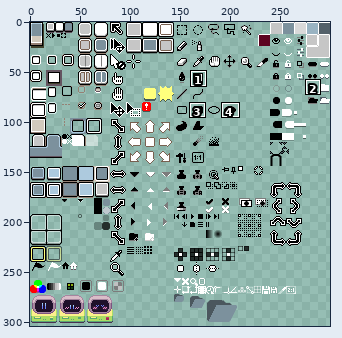
A sprite sheet gets an edit: sheet.png. Above: a wide view before the commit, with the close-up outlined.
Close-up. Before:
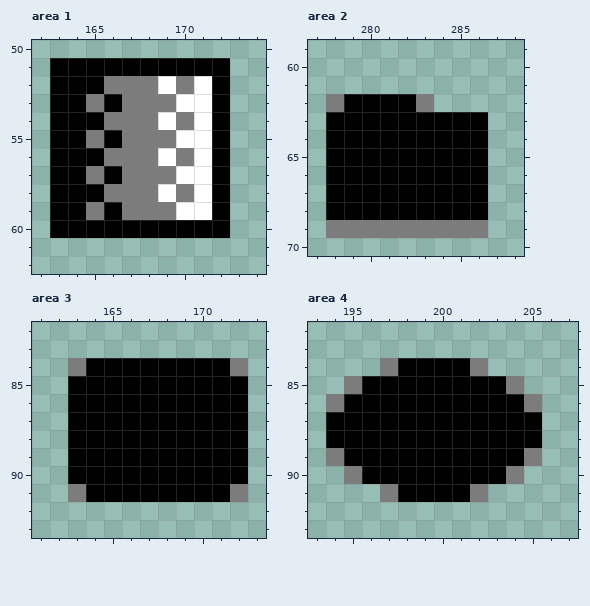
The file is 300x304 pixels. Pixels under 10% opacity are left out. Colours within 5 levels of each other are drawn and written as one. Shown: area 1: x 162..174, y 50..62; area 2: x 277..288, y 59..70; area 3: x 161..173, y 82..93; area 4: x 193..207, y 82..93. The commit also changed other parts of the picture, which this record leaves out.
After:
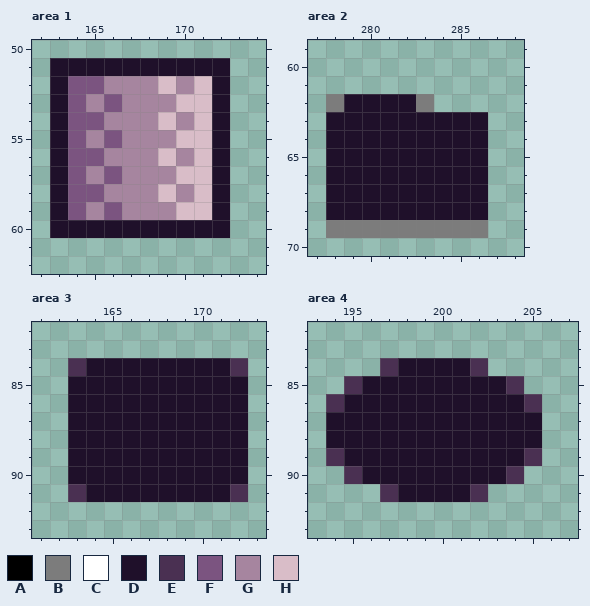
Palette (. is transparent): A #000000  B #7c7c7c  C #ffffff  D #1f102a  E #4a3052  F #7b5480  G #a6859f  H #d9bdc8
From old to new:
--- area 1
@@ x 162..174 @@
 50 .............
-51 .AAAAAAAAAA..
-52 .AAABBBCBCA..
-53 .AABABBBCCA..
-54 .AAABBBCBCA..
-55 .AABABBBCCA..
-56 .AAABBBCBCA..
-57 .AABABBBCCA..
-58 .AAABBBCBCA..
-59 .AABABBBCCA..
-60 .AAAAAAAAAA..
+51 .DDDDDDDDDD..
+52 .DFFGGGHGHD..
+53 .DFGFGGGHHD..
+54 .DFFGGGHGHD..
+55 .DFGFGGGHHD..
+56 .DFFGGGHGHD..
+57 .DFGFGGGHHD..
+58 .DFFGGGHGHD..
+59 .DFGFGGGHHD..
+60 .DDDDDDDDDD..
 61 .............
--- area 2
@@ x 277..288 @@
 61 ............
-62 .BAAAAB.....
-63 .AAAAAAAAA..
-64 .AAAAAAAAA..
-65 .AAAAAAAAA..
-66 .AAAAAAAAA..
-67 .AAAAAAAAA..
-68 .AAAAAAAAA..
+62 .BDDDDB.....
+63 .DDDDDDDDD..
+64 .DDDDDDDDD..
+65 .DDDDDDDDD..
+66 .DDDDDDDDD..
+67 .DDDDDDDDD..
+68 .DDDDDDDDD..
 69 .BBBBBBBBB..
--- area 3
@@ x 161..173 @@
 83 .............
-84 ..BAAAAAAAAB.
-85 ..AAAAAAAAAA.
-86 ..AAAAAAAAAA.
-87 ..AAAAAAAAAA.
-88 ..AAAAAAAAAA.
-89 ..AAAAAAAAAA.
-90 ..AAAAAAAAAA.
-91 ..BAAAAAAAAB.
+84 ..EDDDDDDDDE.
+85 ..DDDDDDDDDD.
+86 ..DDDDDDDDDD.
+87 ..DDDDDDDDDD.
+88 ..DDDDDDDDDD.
+89 ..DDDDDDDDDD.
+90 ..DDDDDDDDDD.
+91 ..EDDDDDDDDE.
 92 .............
--- area 4
@@ x 193..207 @@
 83 ...............
-84 ....BAAAAB.....
-85 ..BAAAAAAAAB...
-86 .BAAAAAAAAAAB..
-87 .AAAAAAAAAAAA..
-88 .AAAAAAAAAAAA..
-89 .BAAAAAAAAAAB..
-90 ..BAAAAAAAAB...
-91 ....BAAAAB.....
+84 ....EDDDDE.....
+85 ..EDDDDDDDDE...
+86 .EDDDDDDDDDDE..
+87 .DDDDDDDDDDDD..
+88 .DDDDDDDDDDDD..
+89 .EDDDDDDDDDDE..
+90 ..EDDDDDDDDE...
+91 ....EDDDDE.....
 92 ...............
Changed places in both close-ups, as pixel boxes (x1, y1, x2, y2):
changed: (50, 58, 230, 238)
changed: (326, 94, 488, 220)
changed: (68, 358, 248, 502)
changed: (326, 358, 542, 502)
